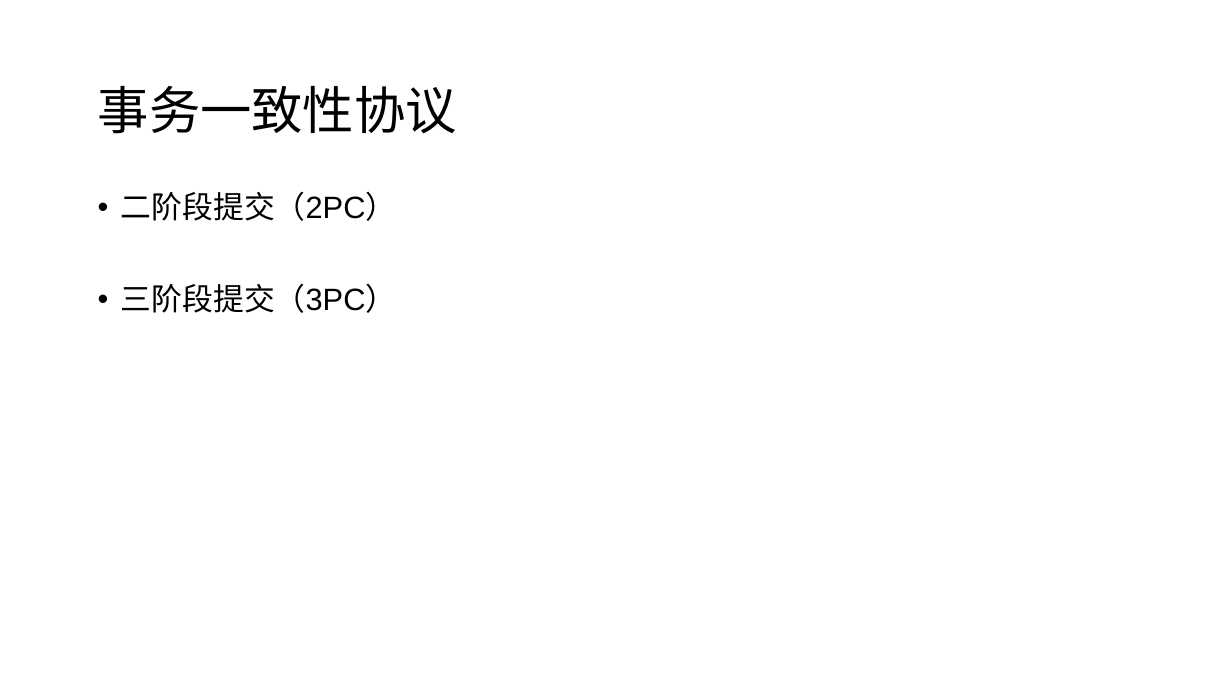
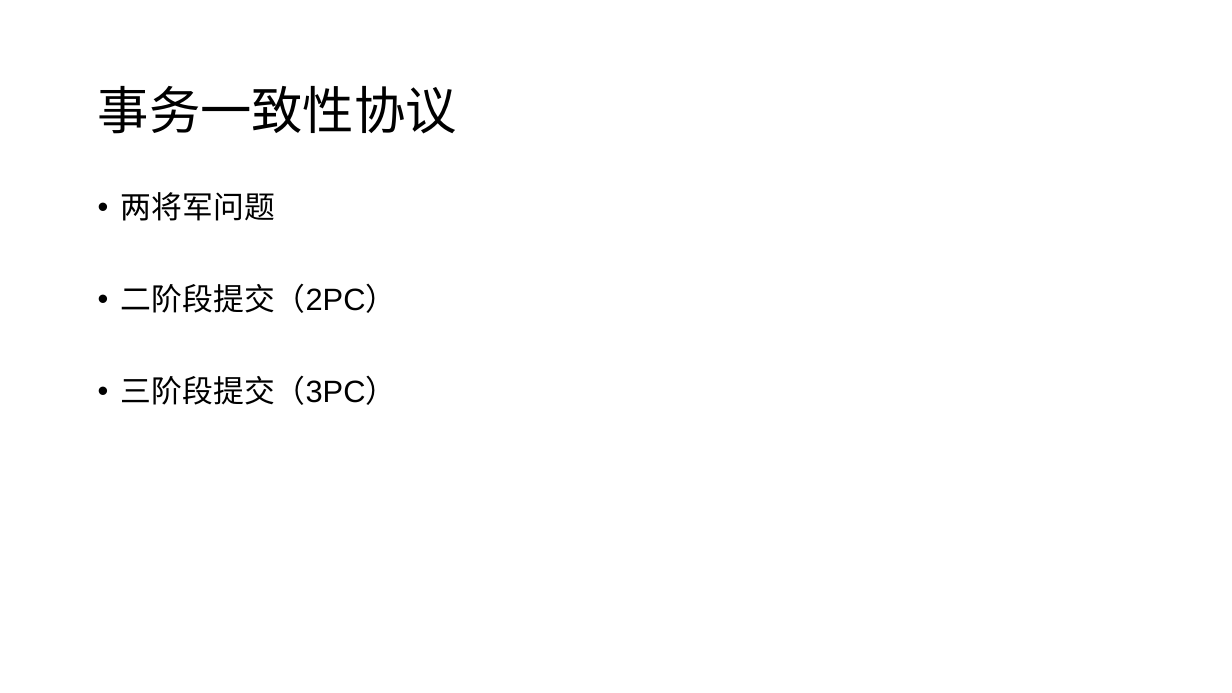
Before and after one commit to jungle0127/springcloudstudy, a slide deck: slide 15 of docs/distributedsystemtransaction.pptx. Drawn at 1232x693 pixels with LibreOffice and Linux fonts; fonts in the diff are those of the drawing. Boxes give left, top, right and bottom in pixels: in the first picture for what was removed or moved away, otherwise in the second. Text is boxed around its words. In the diff, an @@ line names an element or a change of style, - is before the commit and + after.

```diff
--- a/docs/distributedsystemtransaction.pptx
+++ b/docs/distributedsystemtransaction.pptx
@@ text at box(121, 192, 275, 221): paragraph added @@
+• 两将军问题
```
Also in this commit, not shown: 2 other slides changed, 1 slide added, 1 other file.
